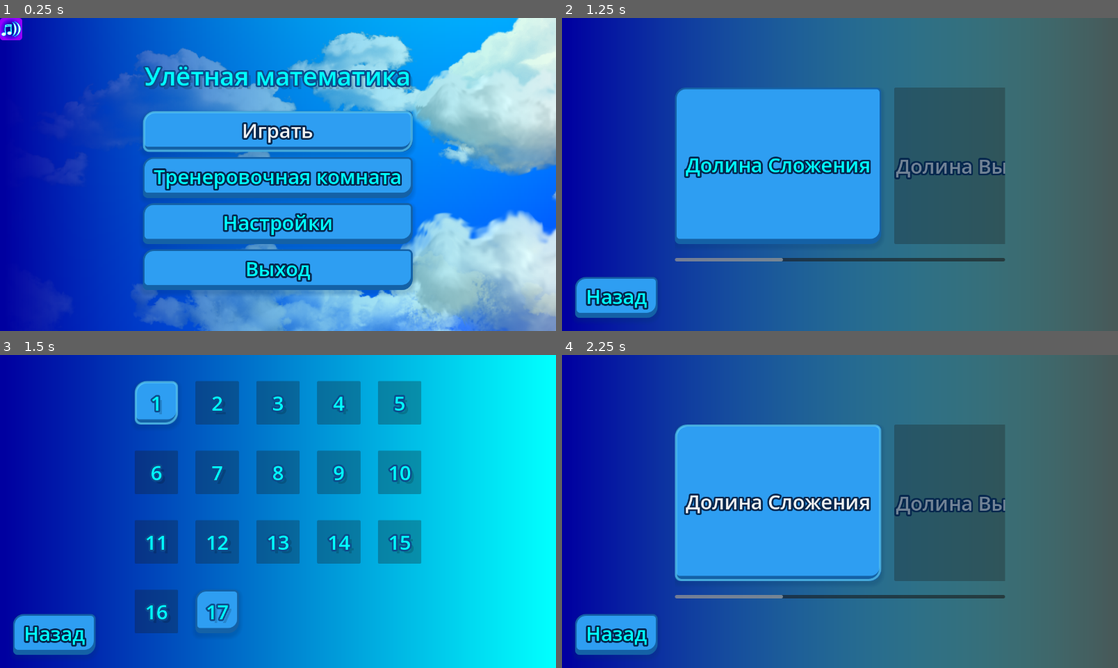
Above: before the commit, frames 1-4 (two rows, left to right).
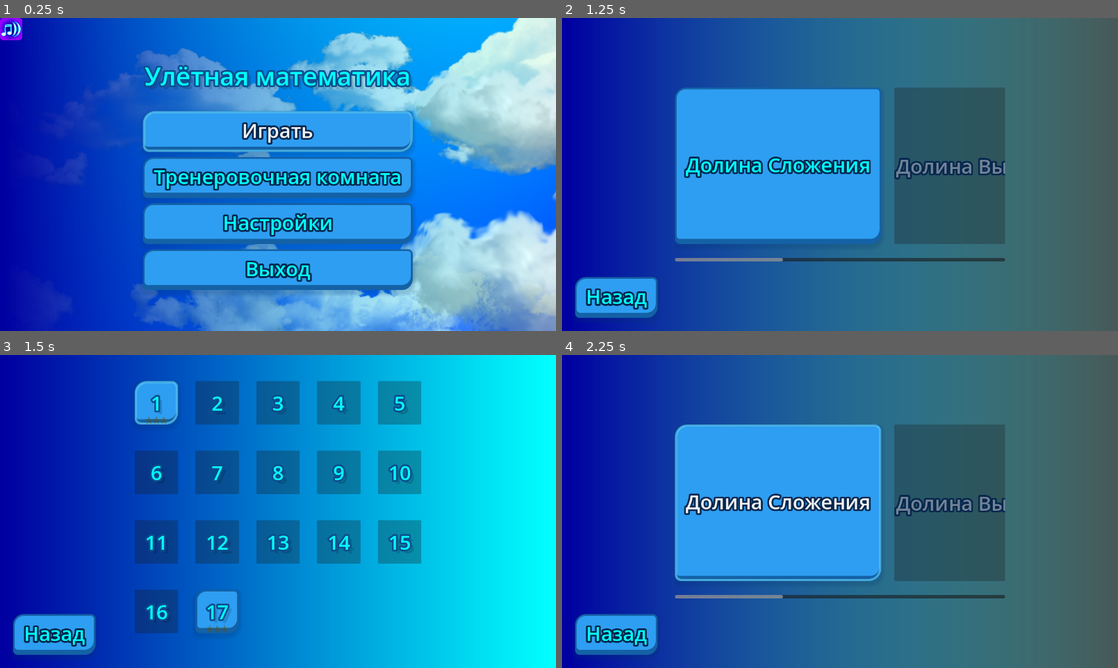
Above: after the commit, the same moments.

Repository: GGamezebo/quizmatik
Game: Godot game, scene res://main.tscn
The game is run twice, just before and just after one commit, with the same random seed, the same clock (stepped at 60 frames per second) and the same inputs. The engine's default icon, where the game draws it, is replaced by a stand-in: a white triangle on a blue panel in a dark square.
Inputs:
- Up to frame 1 (0.25 s): no input
- Up to frame 2 (1.25 s): click "Играть" at 0.5 s
- Up to frame 3 (1.5 s): click "Долина Сложения" at 1.25 s
- Up to frame 4 (2.25 s): click "Назад" at 2 s

Frames 1-2 are identical in both runs. In frame 3, 0.1% of the frame differs, in the area x 26-42%, y 19-89%; in frame 4, nothing differs.

Commit message:
use stars fro levels

Diff:
--- a/src/contexts/menu_context/levels/level.gd
+++ b/src/contexts/menu_context/levels/level.gd
@@ -1,4 +1,7 @@
 extends Button
+
+const STAR_FILLED_COLOR := Color(1.0, 0.84, 0.2, 1.0)
+const STAR_EMPTY_COLOR := Color(0.35, 0.42, 0.55, 0.45)
 
 @export var text_lable: Label
 @export var stars: Array[TextureRect]
@@ -12,11 +15,12 @@
 func set_params(is_unlocked: bool, stars_count: int) -> void:
 	_set_params(is_unlocked, stars_count)
 
-func _set_params(is_unlocked: bool, stars_count: int):
+func _set_params(is_unlocked: bool, stars_count: int) -> void:
 	for i in range(stars.size()):
-		if i < stars_count:
-			stars[i].visible = true
-		else:
+		if not is_unlocked:
 			stars[i].visible = false
+			continue
+		stars[i].visible = true
+		stars[i].modulate = STAR_FILLED_COLOR if i < stars_count else STAR_EMPTY_COLOR
 
-	self.disabled = not is_exam and not is_unlocked
+	disabled = not is_exam and not is_unlocked
--- a/src/contexts/menu_context/levels/level.tscn
+++ b/src/contexts/menu_context/levels/level.tscn
@@ -1,7 +1,7 @@
 [gd_scene format=3 uid="uid://c5lvxj06c7cww"]
 
 [ext_resource type="Script" uid="uid://tfrrmqoqw5gp" path="res://src/contexts/menu_context/levels/level.gd" id="1_106m3"]
-[ext_resource type="Texture2D" uid="uid://c4rcn50qkxusi" path="res://assets/icon.svg" id="1_ce0mg"]
+[ext_resource type="Texture2D" uid="uid://c8c6ld7mnpu8l" path="res://assets/star.svg" id="1_ce0mg"]
 
 [node name="Level" type="Button" unique_id=1224477009 node_paths=PackedStringArray("text_lable", "stars")]
 custom_minimum_size = Vector2(100, 100)
@@ -41,16 +41,22 @@
 alignment = 1
 
 [node name="star1" type="TextureRect" parent="HBoxContainer" unique_id=115954102]
+custom_minimum_size = Vector2(22, 22)
 layout_mode = 2
 texture = ExtResource("1_ce0mg")
-expand_mode = 2
+expand_mode = 1
+stretch_mode = 5
 
 [node name="star2" type="TextureRect" parent="HBoxContainer" unique_id=132915066]
+custom_minimum_size = Vector2(22, 22)
 layout_mode = 2
 texture = ExtResource("1_ce0mg")
-expand_mode = 2
+expand_mode = 1
+stretch_mode = 5
 
 [node name="star3" type="TextureRect" parent="HBoxContainer" unique_id=1801431797]
+custom_minimum_size = Vector2(22, 22)
 layout_mode = 2
 texture = ExtResource("1_ce0mg")
-expand_mode = 2
+expand_mode = 1
+stretch_mode = 5
